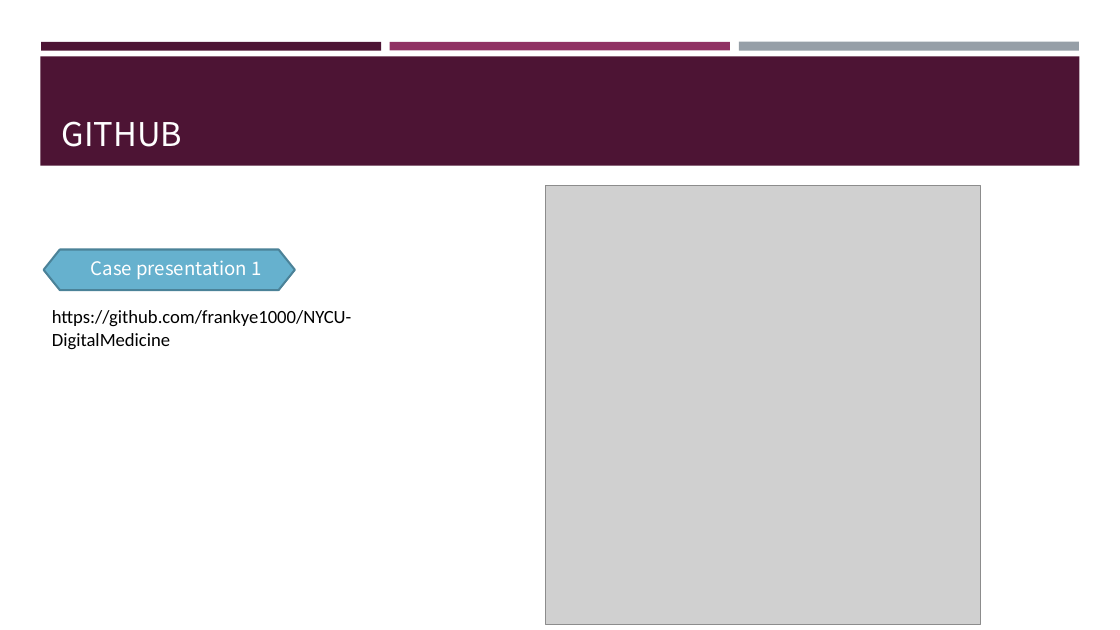
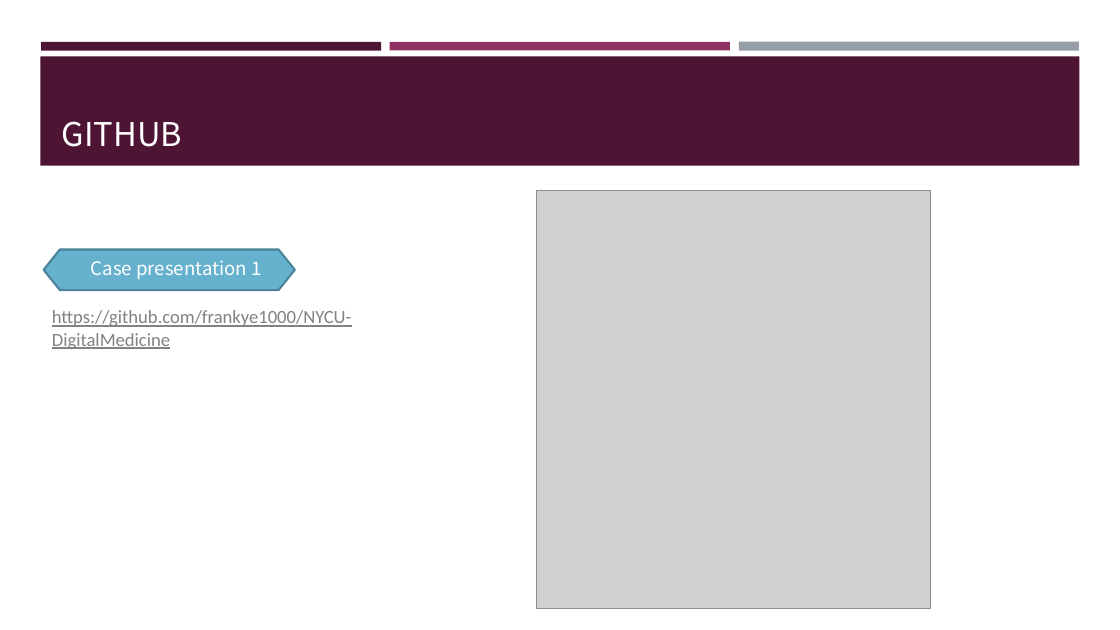
Before and after one commit to frankye1000/NYCU-DigitalMedicine, a slide deck: slide 20 of Case_Presentation_1/ppt/case1.pptx. Drawn at 1120x630 pixels with LibreOffice and Linux fonts; fonts in the diff are those of the drawing; grey boxes stand for pictures. Boxes give left, top, right and bottom in pixels: in the first picture for what was removed or moved away, otherwise in the second. Text is boxed around its words. In the diff, an @@ line names an element or a change of style, - is before the commit and + after.

Commit message:
PPT update to 99%

```diff
--- a/Case_Presentation_1/ppt/case1.pptx
+++ b/Case_Presentation_1/ppt/case1.pptx
@@ picture: place and size @@
-picture at [546, 186, 981, 624]
+picture at [537, 191, 930, 609]
@@ text "https://github.com/frankye1000/NYCU-DigitalMedicine" at [52, 310, 351, 349]: text colour #000000 to #828282, underline on @@
```
Also in this commit, not shown: 1 other file.
